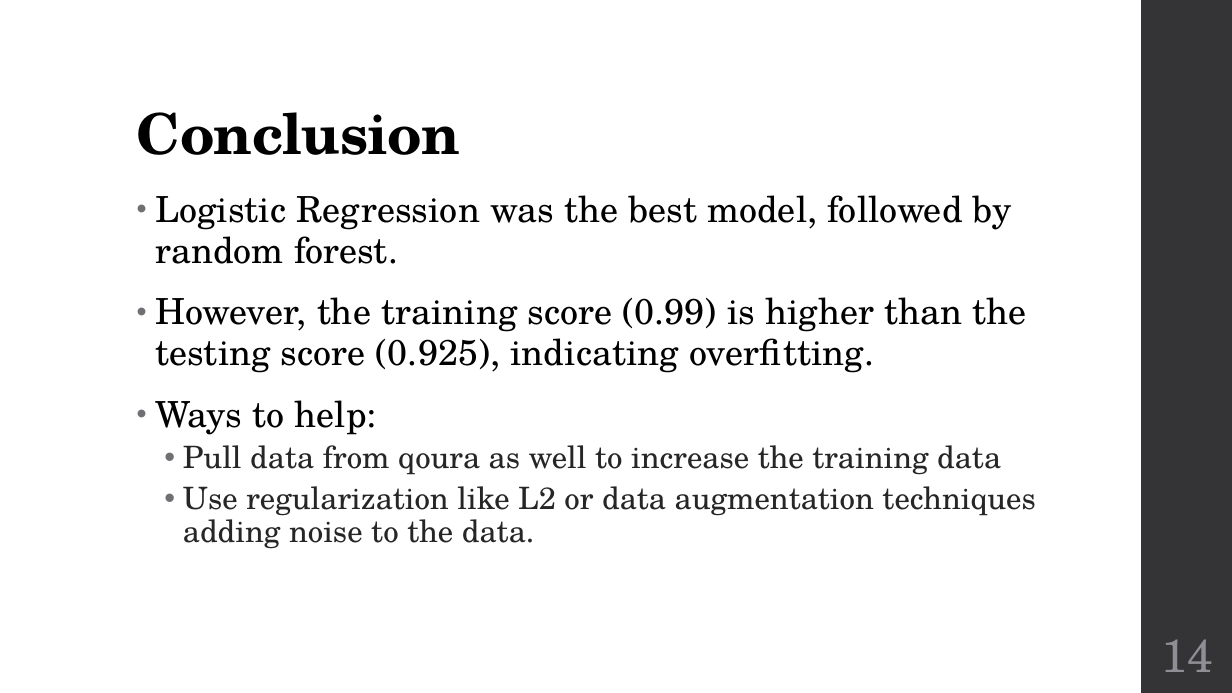
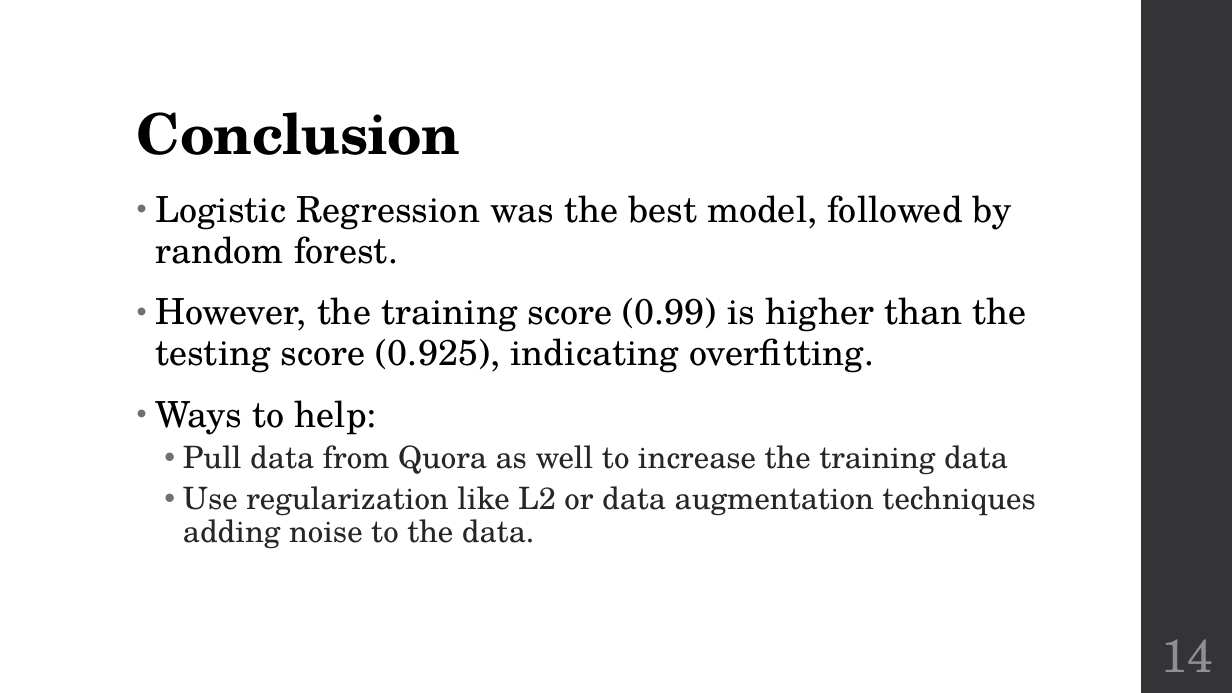
Before and after one commit to ngzengdi/GA-Projects, a slide deck: slide 14 of project_3/Presentation/Apply Text Classification as a Keyword Strategy for.pptx. Drawn at 1232x693 pixels with LibreOffice and Linux fonts; fonts in the diff are those of the drawing. Boxes give left, top, right and bottom in pixels: in the first picture for what was removed or moved away, otherwise in the second. Text is boxed around its words. In the diff, an @@ line names an element or a change of style, - is before the commit and + after.

```diff
--- a/project_3/Presentation/Apply Text Classification as a Keyword Strategy for.pptx
+++ b/project_3/Presentation/Apply Text Classification as a Keyword Strategy for.pptx
@@ text at [183, 445, 1008, 475]: text changed @@
-  • Pull data from qoura as well to increase the training data
+  • Pull data from Quora as well to increase the training data
```
Also in this commit, not shown: 5 other slides changed, 15 other files.
